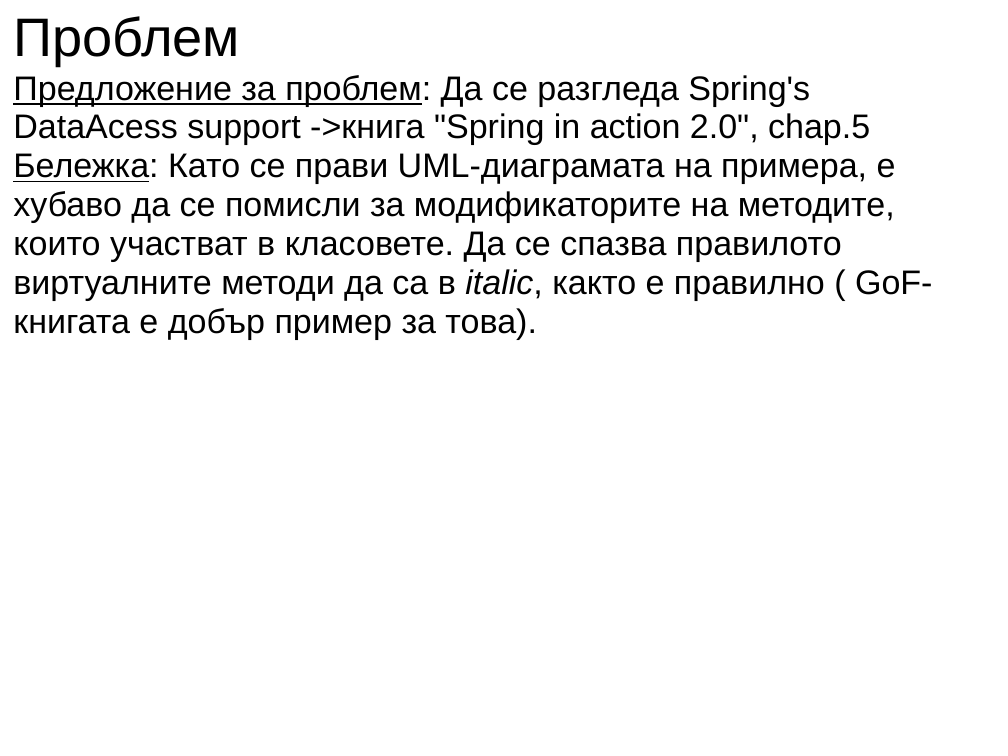
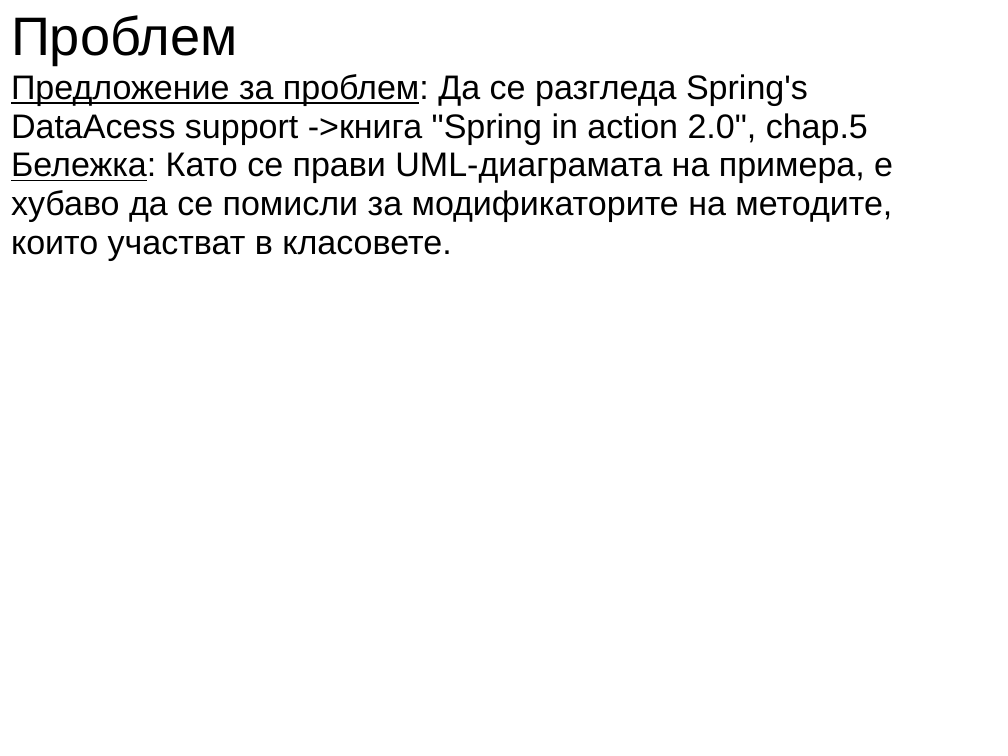
Before and after one commit to uamartins/design-patterns-book, a slide deck: slide 4 of resources/Chapter-27-Template-Method/Chapter-27-Template-Method.ppt. Drawn at 1008x756 pixels with LibreOffice and Linux fonts; fonts in the diff are those of the drawing. Boxes give left, top, right and bottom in pixels: in the first picture for what was removed or moved away, otherwise in the second. Text is boxed around its words. In the diff, an @@ line names an element or a change of style, - is before the commit and + after.

```diff
--- a/resources/Chapter-27-Template-Method/Chapter-27-Template-Method.ppt
+++ b/resources/Chapter-27-Template-Method/Chapter-27-Template-Method.ppt
@@ title at <box>11,15,893,261</box>: text changed @@
-Проблем
-Предложение за проблем: Да се разгледа Spring's DataAcess support ->книга "Spring in action 2.0", chap.5
-Бележка: Като се прави UML-диаграмата на примера, е хубаво да се помисли за модификаторите на методите, които участват в класовете. Да се спазва правилото виртуалните методи да са в italic, както е правилно ( GoF-книгата e добър пример за това).
+Проблем
+Предложение за проблем: Да се разгледа Spring's DataAcess support ->книга "Spring in action 2.0", chap.5
+Бележка: Като се прави UML-диаграмата на примера, е хубаво да се помисли за модификаторите на методите, които участват в класовете.
```
Also in this commit, not shown: 5 other slides changed, 1 other file.
